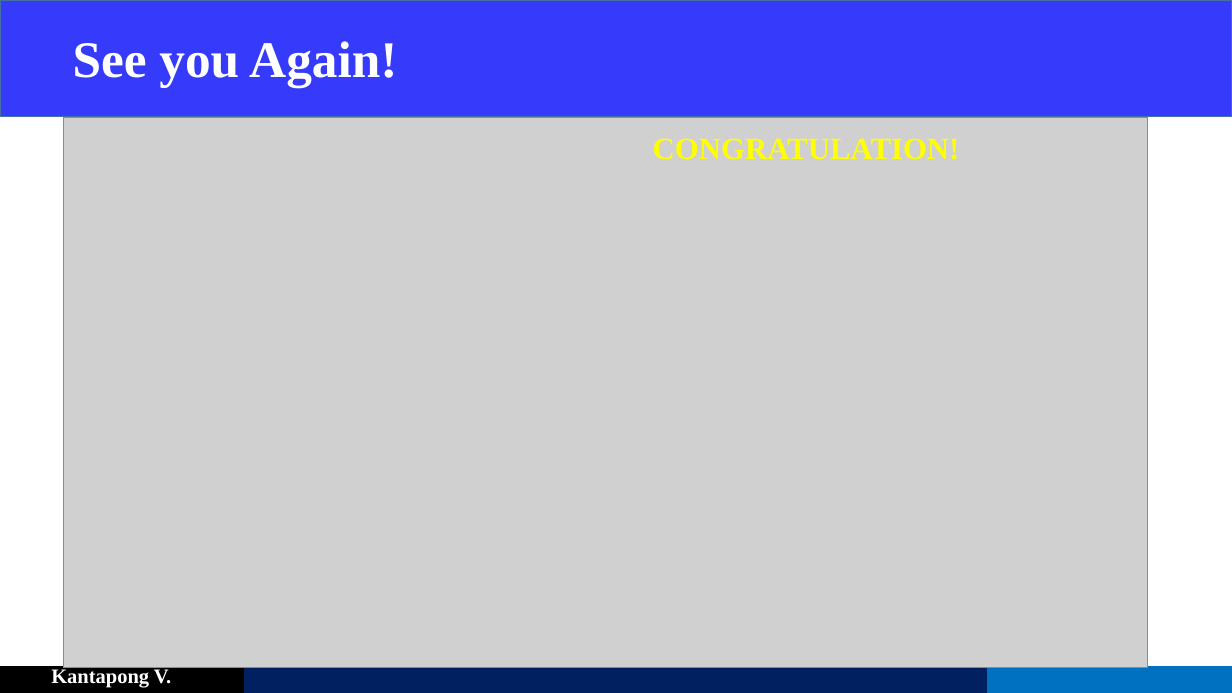
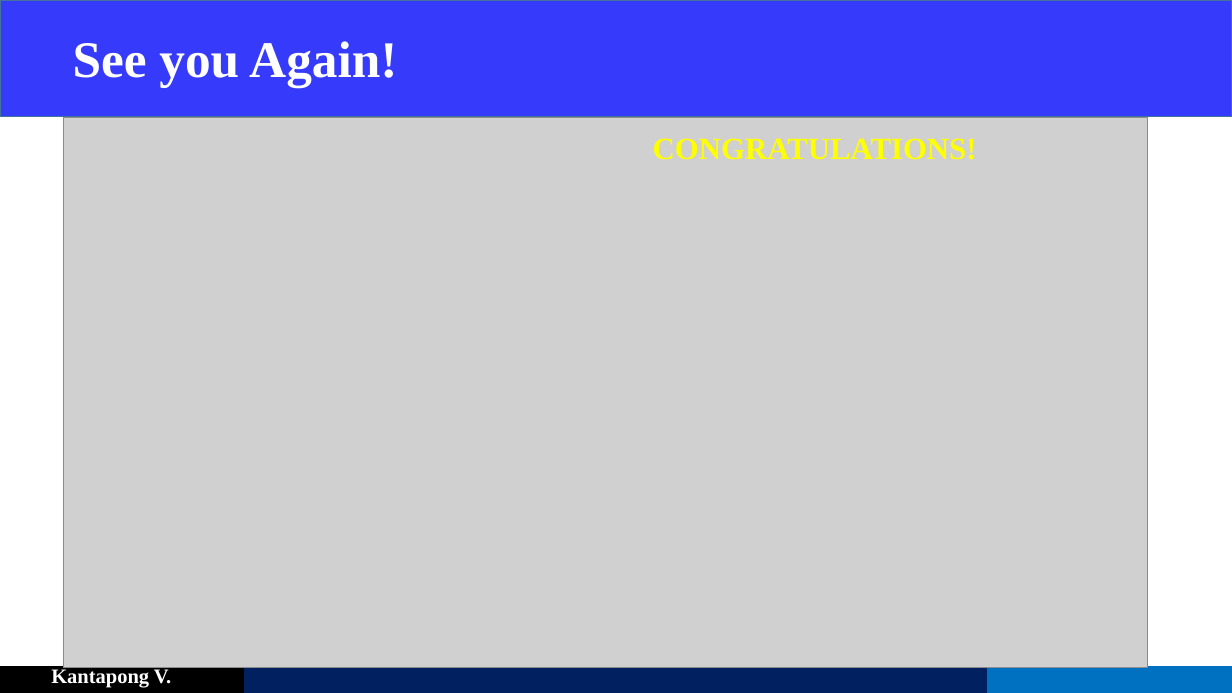
Before and after one commit to GoodDee/EE439_Discussion, a slide deck: slide 23 of EE439 Discussions.pptx. Drawn at 1232x693 pixels with LibreOffice and Linux fonts; fonts in the diff are those of the drawing; grey boxes stand for pictures. Boxes give left, top, right and bottom in pixels: in the first picture for what was removed or moved away, otherwise in the second. Text is boxed around its words. In the diff, an @@ line names an element or a change of style, - is before the commit and + after.

```diff
--- a/EE439 Discussions.pptx
+++ b/EE439 Discussions.pptx
@@ text at <box>653,138,977,160</box>: text changed @@
-CONGRATULATION!
+CONGRATULATIONS!
```
Also in this commit, not shown: 1 other file.
